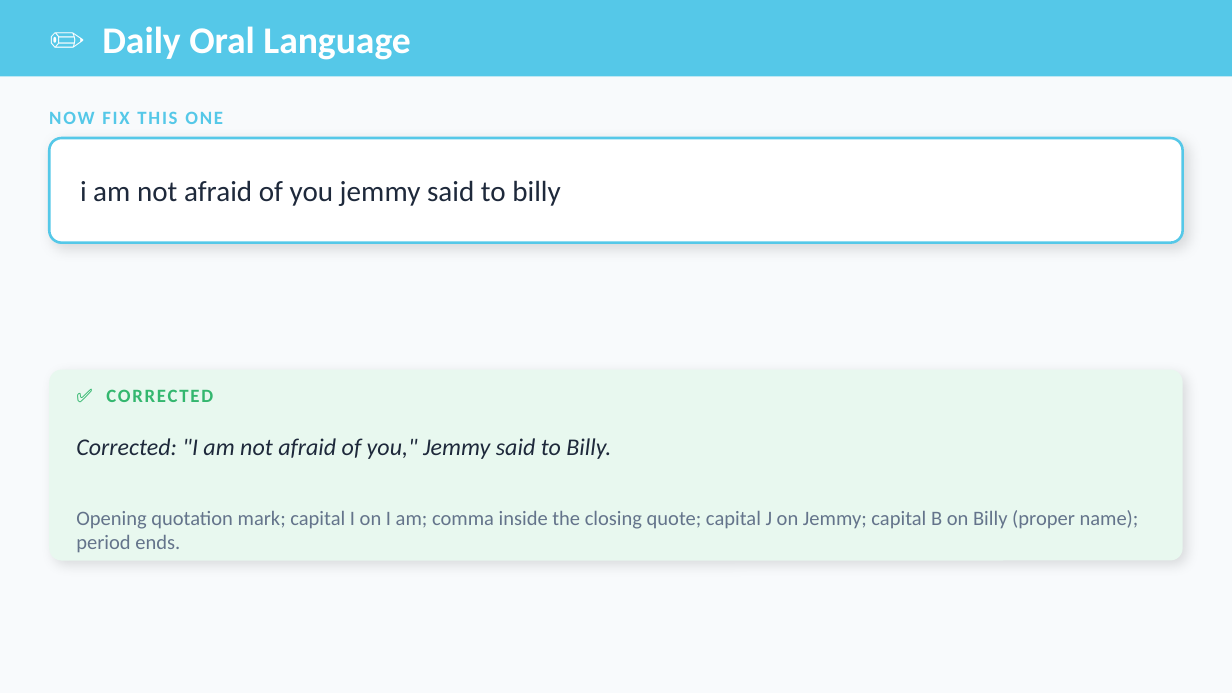
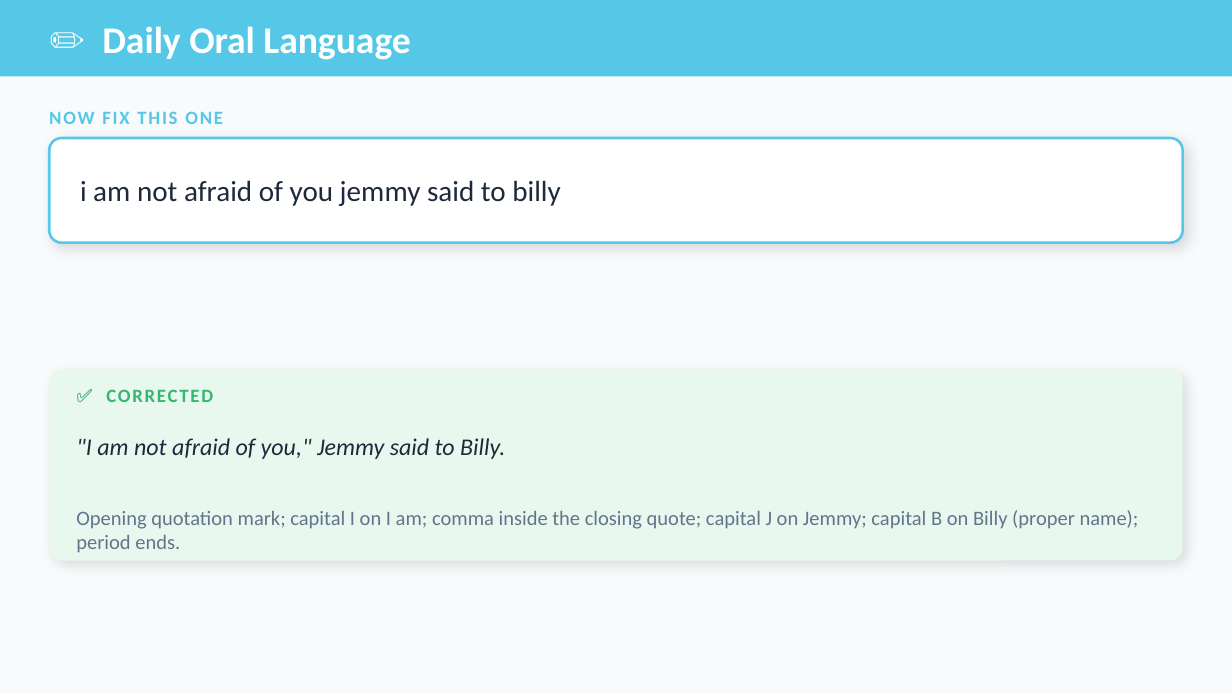
Before and after one commit to optimaondemand/optima-3rd-ela, a slide deck: slide 9 of Planning docs/Slides/lesson-18-2-teacher-slides.pptx. Drawn at 1232x693 pixels with LibreOffice and Linux fonts; fonts in the diff are those of the drawing. Boxes give left, top, right and bottom in pixels: in the first picture for what was removed or moved away, otherwise in the second. Text is boxed around its words. In the diff, an @@ line names an element or a change of style, - is before the commit and + after.

```diff
--- a/Planning docs/Slides/lesson-18-2-teacher-slides.pptx
+++ b/Planning docs/Slides/lesson-18-2-teacher-slides.pptx
@@ text at [76, 438, 505, 459]: text changed @@
-Corrected: "I am not afraid of you," Jemmy said to Billy.
+"I am not afraid of you," Jemmy said to Billy.
```
Also in this commit, not shown: 2 other slides changed, 6 slides added, 4 slides removed, 20 other files.
